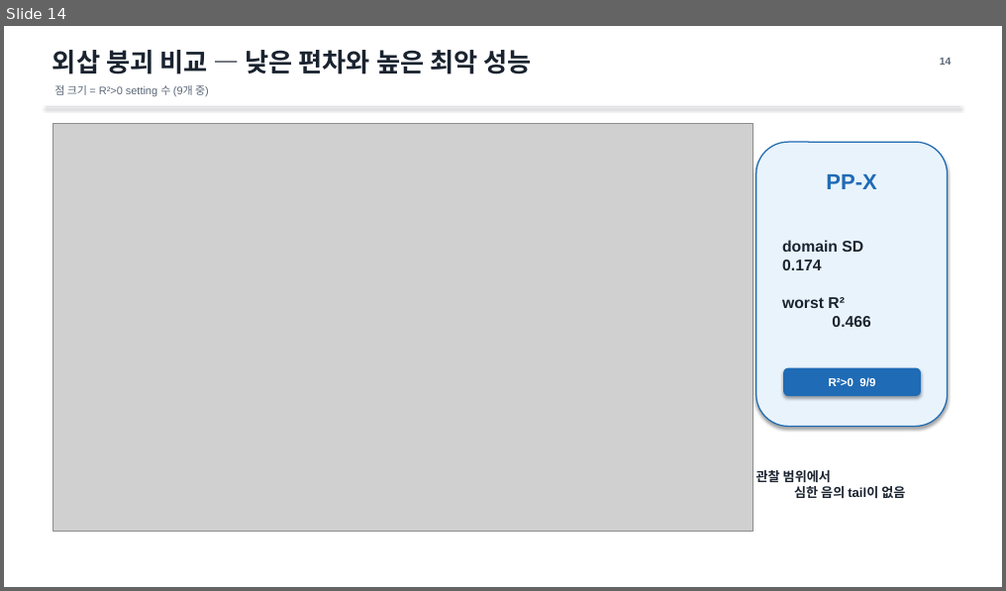
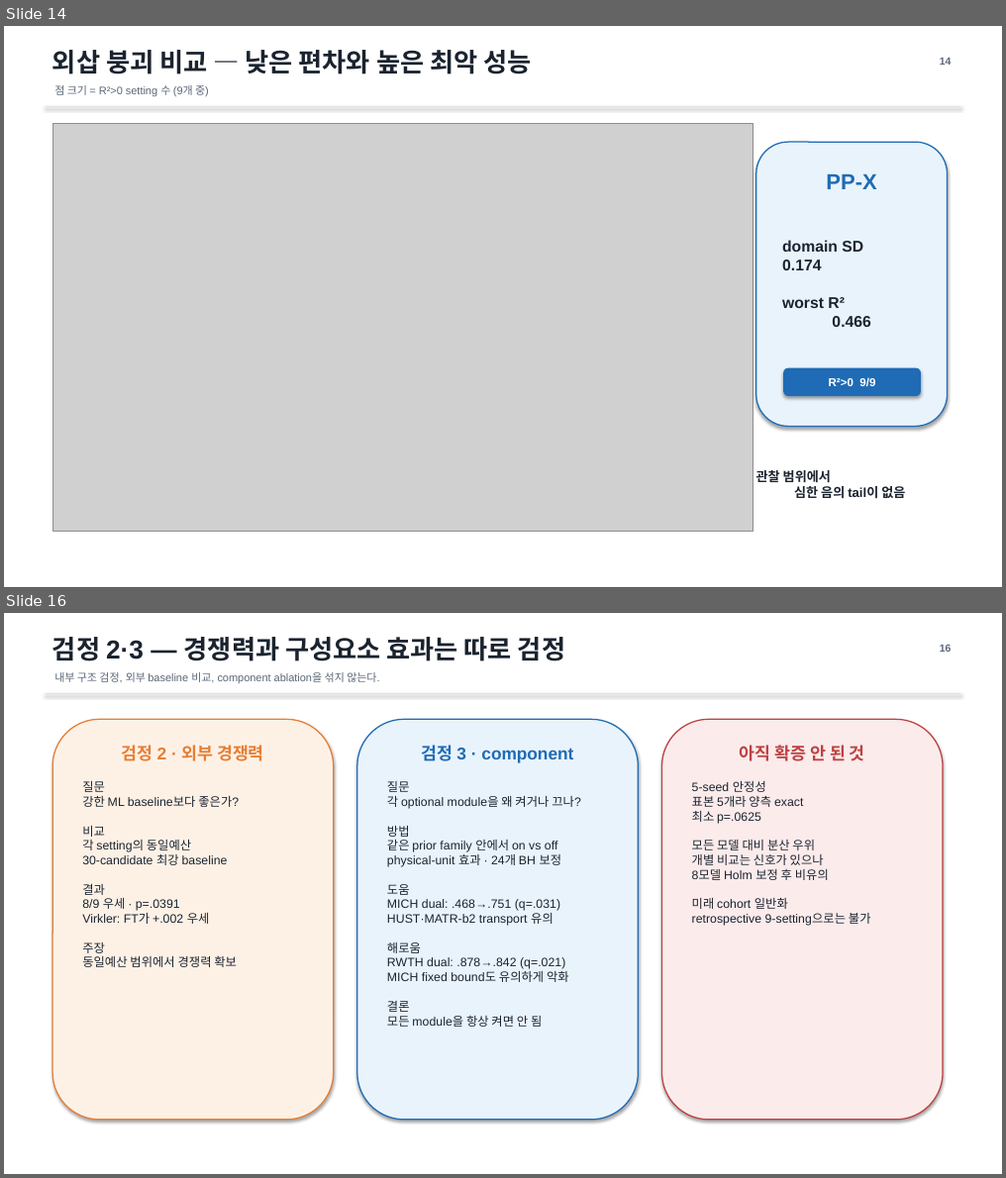
Before and after one commit to amumujs-create/pp-extrapolation, a slide deck: ppt/PP-X_Final_Visual_Talk_20min.pptx. Shown one above the other, each under a label of ours: slide 14 before the commit, slides 14 and 16 after it; the slides between them are not shown. The pictures are 1006x591 and 1006x1178 pixels, drawn with LibreOffice and Linux fonts; fonts in the diff are those of the drawing; grey boxes stand for pictures. Boxes give left, top, right and bottom in pixels: in the first picture for what was removed or moved away, otherwise in the second. Text is boxed around its words. In the diff, an @@ line names an element or a change of style, - is before the commit and + after.

```diff
--- a/ppt/PP-X_Final_Visual_Talk_20min.pptx
+++ b/ppt/PP-X_Final_Visual_Talk_20min.pptx
@@ slide 16 added at (4,613,1002,1174), background #FFFFFF @@
@@ text added at (53,637,565,662), 25 pt, text #1A232F, bold @@
+검정 2·3 — 경쟁력과 구성요소 효과는 따로 검정
@@ text added at (940,644,951,652), 10 pt, text #5B6777, bold @@
+16
@@ line added from (46, 694) to (960, 694), #DFE3E8 1 pt @@
@@ text added at (54,672,379,683), 10.5 pt, text #5B6777 @@
+내부 구조 검정, 외부 baseline 비교, component ablation을 섞지 않는다.
@@ rounded rectangle added at (53,719,334,1120), fill #FDF1E6, outline #E67E34 1.2 pt @@
@@ rounded rectangle added at (357,719,638,1120), fill #E9F3FB, outline #1F6BB5 1.2 pt @@
@@ rounded rectangle added at (662,719,943,1120), fill #FBEBEB, outline #BE4141 1.2 pt @@
@@ text added at (122,745,264,761), 16.5 pt, text #E67E34, bold @@
+검정 2 · 외부 경쟁력
@@ text added at (422,745,573,763), 16.5 pt, text #1F6BB5, bold @@
+검정 3 · component
@@ text added at (740,745,865,761), 16.5 pt, text #BE4141, bold @@
+아직 확증 안 된 것
@@ text added at (82,781,239,967), 11.7 pt, text #1A232F @@
+질문
+강한 ML baseline보다 좋은가?
+비교
+각 setting의 동일예산
+30-candidate 최강 baseline
+결과
+8/9 우세 · p=.0391
+Virkler: FT가 +.002 우세
+주장
+동일예산 범위에서 경쟁력 확보
@@ text added at (387,781,581,1027), 11.7 pt, text #1A232F @@
+질문
+각 optional module을 왜 켜거나 끄나?
+방법
+같은 prior family 안에서 on vs off
+physical-unit 효과 · 24개 BH 보정
+도움
+MICH dual: .468→.751 (q=.031)
+HUST·MATR-b2 transport 유의
+해로움
+RWTH dual: .878→.842 (q=.021)
+MICH fixed bound도 유의하게 악화
+결론
+모든 module을 항상 켜면 안 됨
@@ text added at (692,781,871,926), 11.7 pt, text #1A232F @@
+5-seed 안정성
+표본 5개라 양측 exact
+최소 p=.0625
+모든 모델 대비 분산 우위
+개별 비교는 신호가 있으나
+8모델 Holm 보정 후 비유의
+미래 cohort 일반화
+retrospective 9-setting으로는 불가
```
Also in this commit, not shown: 3 slides changed, 1 other slide added, 1 slide removed, 1 other file.
